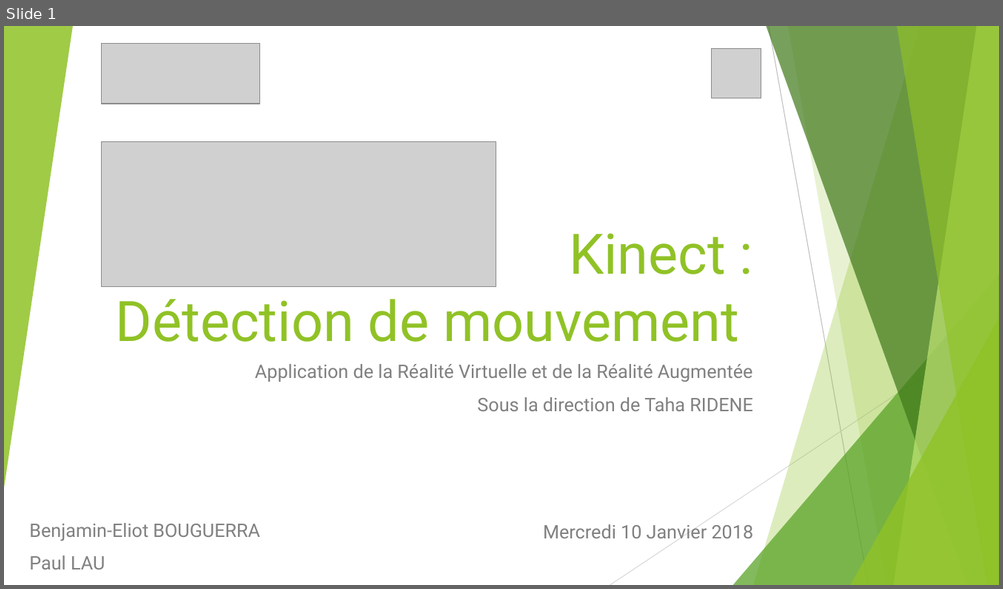
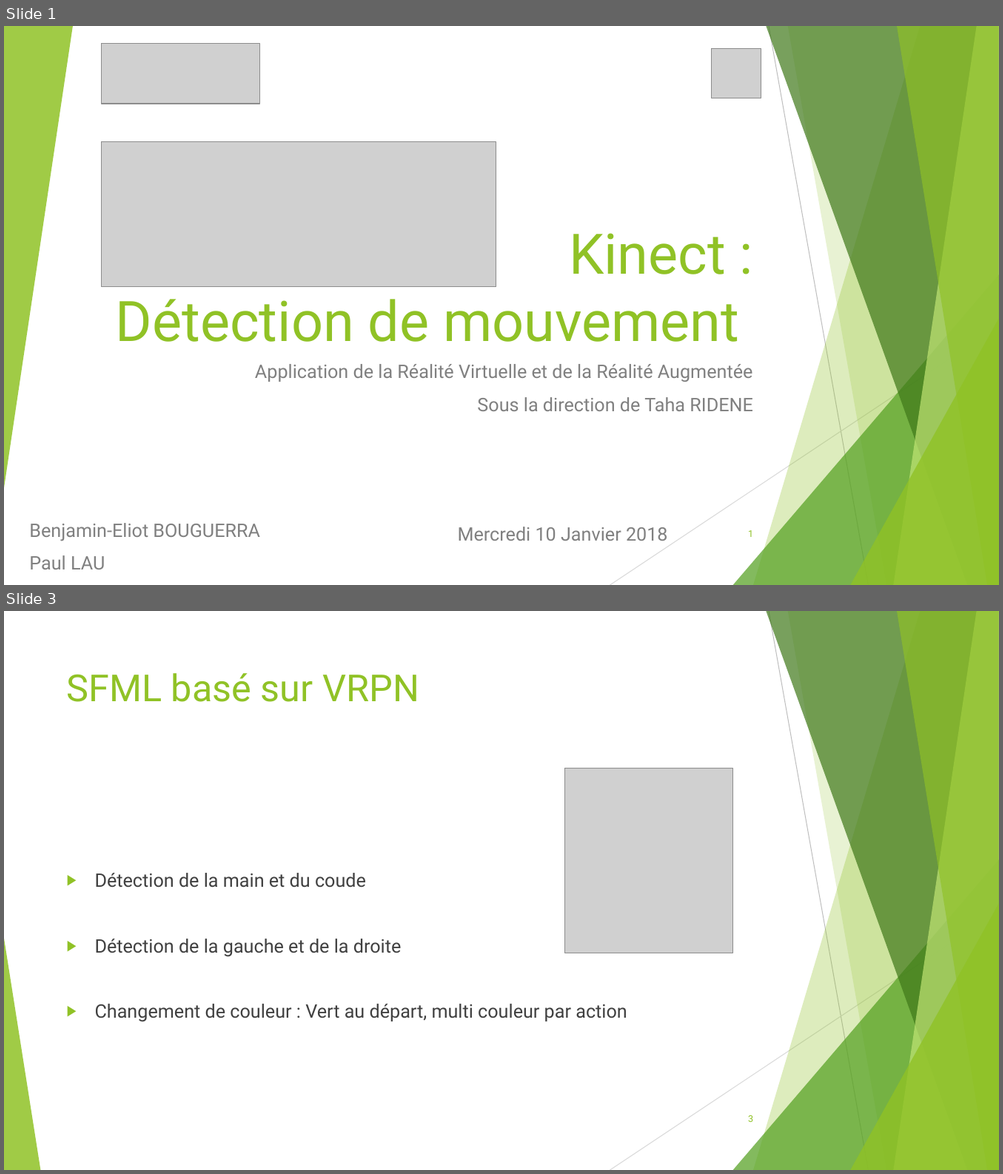
Before and after one commit to Pangels/RVRA3D, a slide deck: Kinect.pptx. Shown one above the other, each under a label of ours: slide 1 before the commit, slides 1 and 3 after it; the slides between them are not shown. The pictures are 1003x589 and 1003x1174 pixels, drawn with LibreOffice and Linux fonts; fonts in the diff are those of the drawing; grey boxes stand for pictures. Boxes give left, top, right and bottom in pixels: in the first picture for what was removed or moved away, otherwise in the second. Text is boxed around its words. In the diff, an @@ line names an element or a change of style, - is before the commit and + after.

Commit message:
Fixed and updated
Fix gestural and sfml.
Add kinect squeleton plan.
Update presentation and readme.
Add close program gesture for sfml.

```diff
--- a/Kinect.pptx
+++ b/Kinect.pptx
@@ slide 3 added at [4, 611, 999, 1170], background #FFFFFF; not listed: 9 template elements that a slide beside it also shows @@
@@ title added at [67, 673, 419, 702], 36 pt, text #90C226 @@
+SFML basé sur VRPN
@@ picture added at [565, 769, 733, 954] @@
@@ text added at [95, 873, 627, 1022], 18 pt, text #404040 @@
+▶ Détection de la main et du coude
+▶ Détection de la gauche et de la droite
+▶ Changement de couleur : Vert au départ, multi couleur par action
@@ triangle added at [4, 939, 40, 1170], fill #90C226 at 85% opacity @@
@@ page number added at [748, 1116, 753, 1122], 9 pt, text #90C226 @@
+3
@@ slide 1 changed as well @@
@@ text "Mercredi 10 Janvier 2018": place and size @@
-text "Mercredi 10 Janvier 2018" at [543, 525, 754, 539]
+text "Mercredi 10 Janvier 2018" at [458, 527, 668, 541]
@@ page number added at [748, 531, 753, 537], 9 pt, text #90C226 @@
+1
```
Also in this commit, not shown: 2 other slides added, 4 other files.
